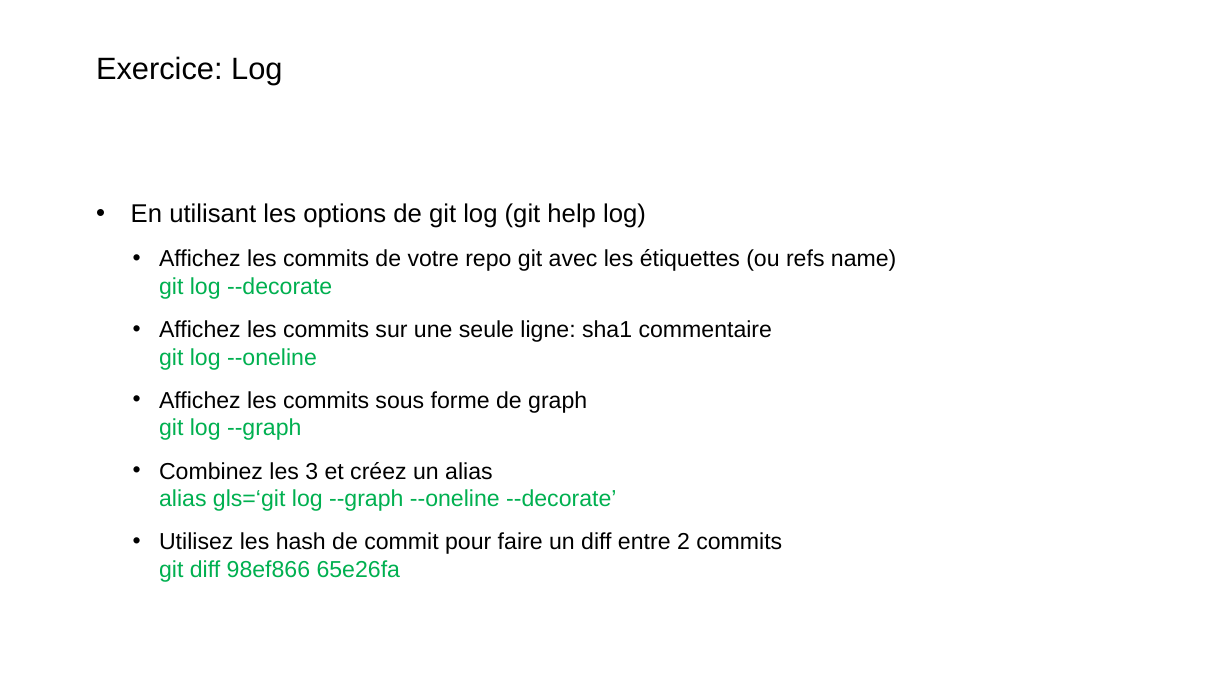
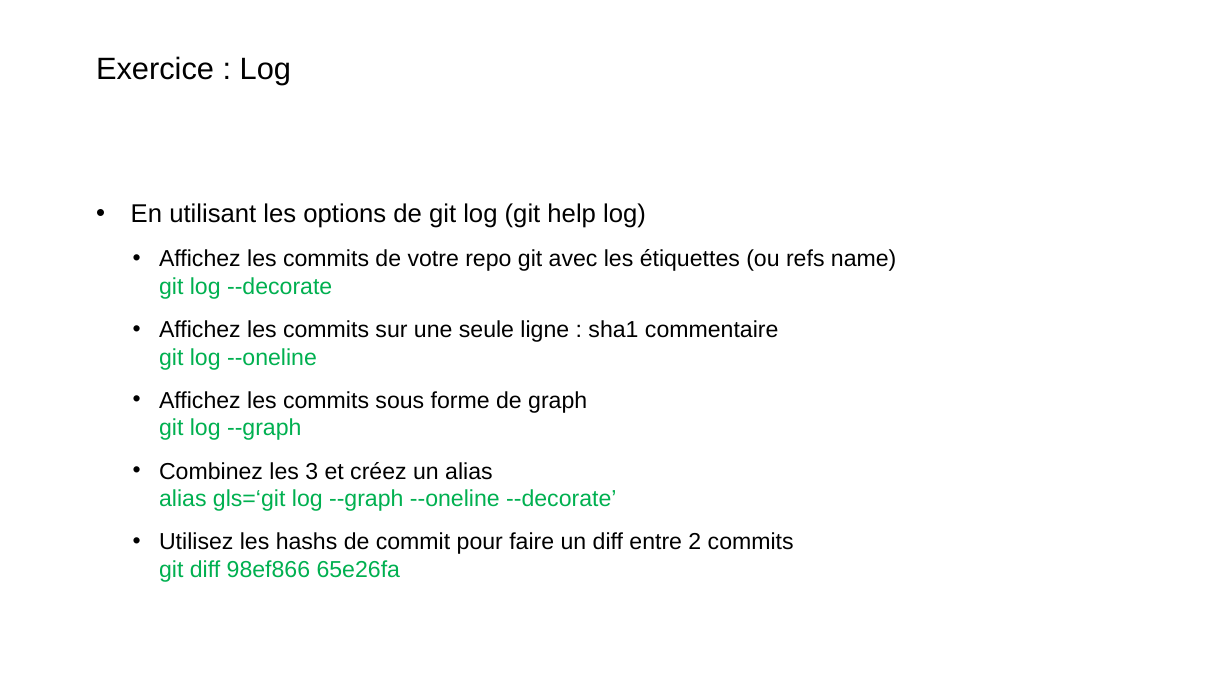
Before and after one commit to Xaviou1003/formation-git, a slide deck: slide 27 of Formation Git - basique.pptx. Drawn at 1232x693 pixels with LibreOffice and Linux fonts; fonts in the diff are those of the drawing; background and template pictures are left out. Boxes give left, top, right and bottom in pixels: in the first picture for what was removed or moved away, otherwise in the second. Text is boxed around its words. In the diff, an @@ line names an element or a change of style, - is before the commit and + after.

```diff
--- a/Formation Git - basique.pptx
+++ b/Formation Git - basique.pptx
@@ title at (96, 56, 291, 84): spaces changed @@
-Exercice: Log
+Exercice : Log
@@ text at (159, 320, 778, 370): spaces changed @@
-  • Affichez les commits sur une seule ligne: sha1 commentaire
-    git log --oneline
+  • Affichez les commits sur une seule ligne : sha1 commentaire
+    git log --oneline
@@ text at (159, 532, 794, 582): text changed @@
-  • Utilisez les hash de commit pour faire un diff entre 2 commits
-    git diff 98ef866 65e26fa
+  • Utilisez les hashs de commit pour faire un diff entre 2 commits
+    git diff 98ef866 65e26fa
```
Also in this commit, not shown: 24 other slides changed, 1 other file.
